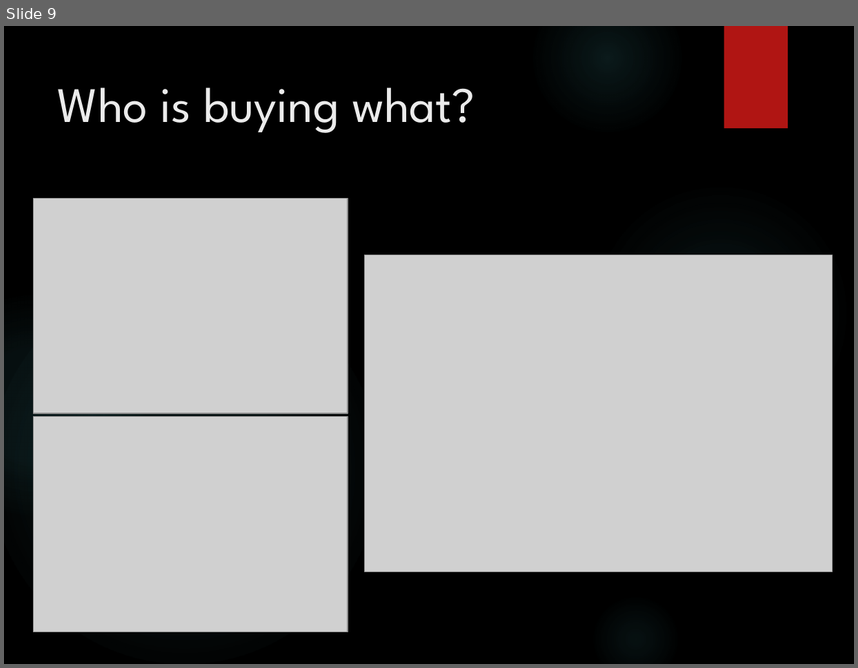
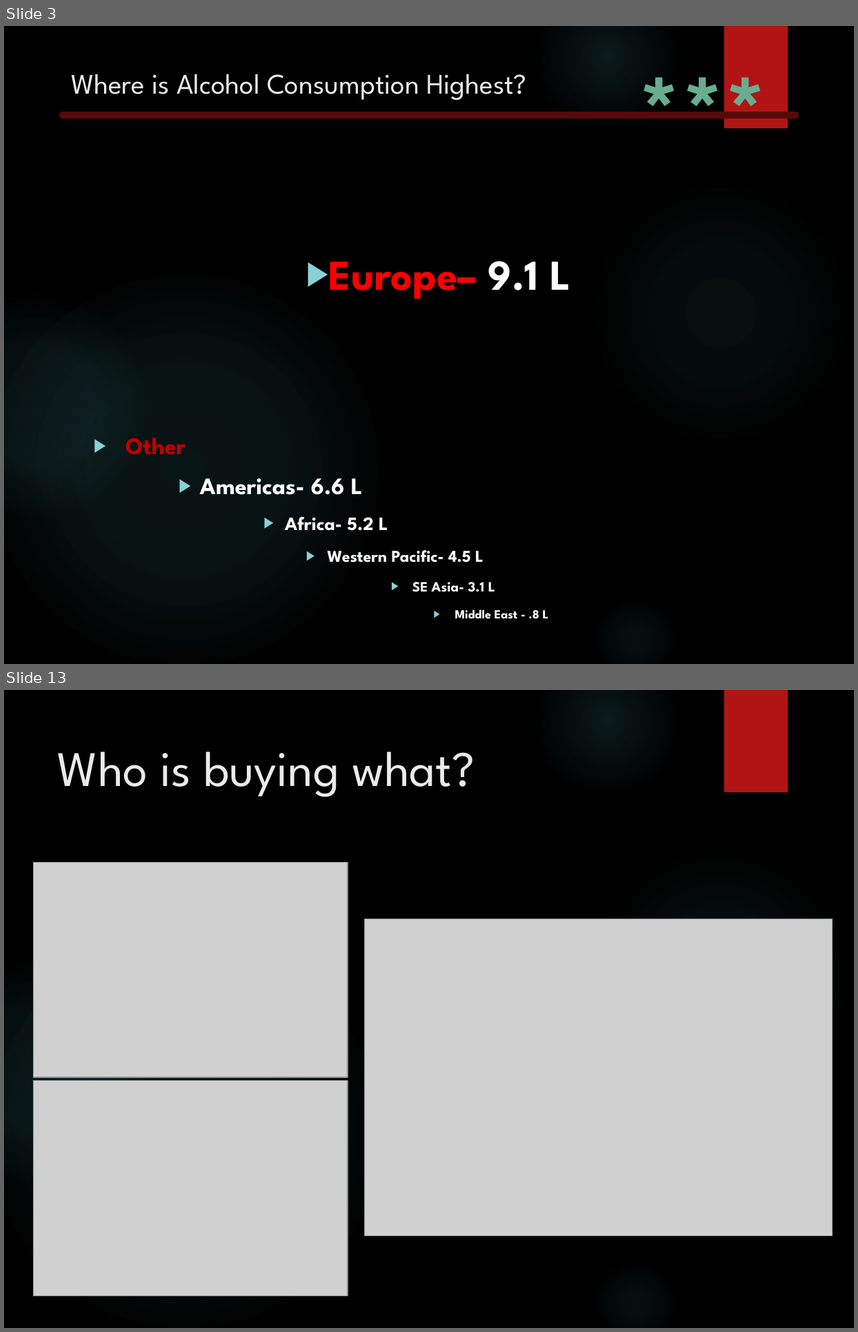
Before and after one commit to ThePennyGoblin/SMU_BootCamp_-Project_1, a slide deck: Marketing Analysis Deck v2024v2.pptx. Shown one above the other, each under a label of ours: slide 9 before the commit, slides 3 and 13 after it; the slides between them are not shown. The pictures are 858x668 and 858x1332 pixels, drawn with LibreOffice and Linux fonts; fonts in the diff are those of the drawing; grey boxes stand for pictures; background and template pictures are left out. Boxes give left, top, right and bottom in pixels: in the first picture for what was removed or moved away, otherwise in the second. Text is boxed around its words. In the diff, an @@ line names an element or a change of style, - is before the commit and + after.

```diff
--- a/Marketing Analysis Deck v2024v2.pptx
+++ b/Marketing Analysis Deck v2024v2.pptx
@@ slide 3 added at bbox=[4, 26, 854, 664], background picture (left out); not listed: 6 template elements that a slide beside it also shows @@
@@ text added at bbox=[626, 40, 781, 175], 88 pt, text #6AAC90, bold @@
+***
@@ title added at bbox=[71, 74, 526, 100], 24 pt, text #EBEBEB @@
+Where is Alcohol Consumption Highest?
@@ line added from (795, 115) to (63, 115), #580A09 6 pt @@
@@ text added at bbox=[125, 261, 570, 619], 14 pt, text #FFFFFF, bold @@
+          ▶ Europe– 9.1 L
+▶ Other
+    ▶ Americas- 6.6 L
+        ▶ Africa- 5.2 L
+          ▶ Western Pacific- 4.5 L
+              ▶ SE Asia- 3.1 L
+                ▶ Middle East - .8 L
@@ what was slide 9 is now slide 13 @@
```
Also in this commit, not shown: 9 slides changed, 4 other slides added, 3 slides removed, 20 other files.
